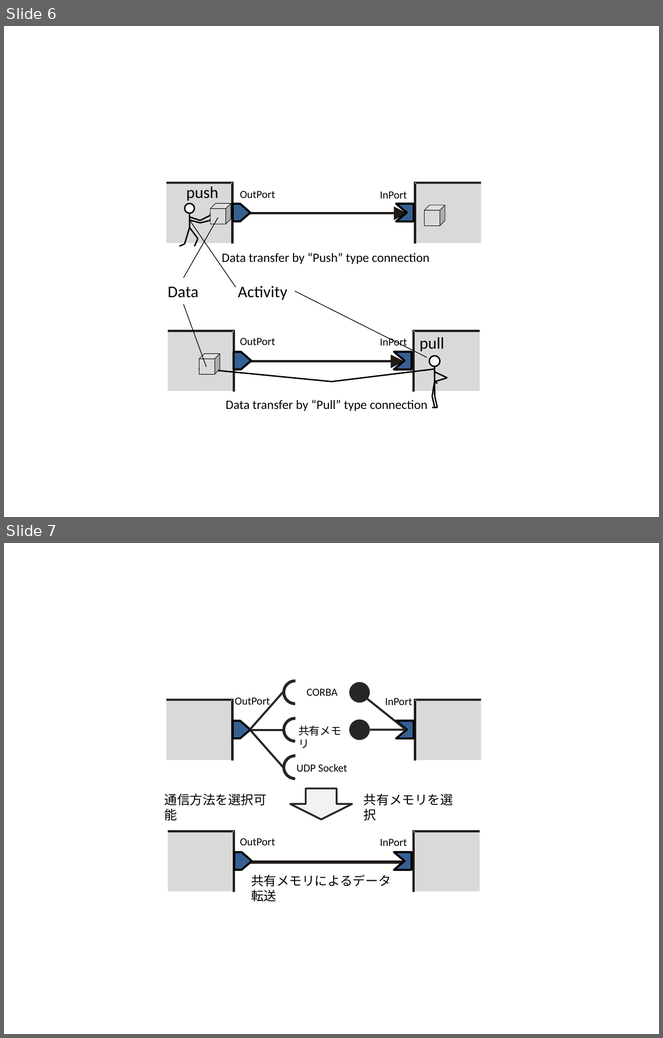
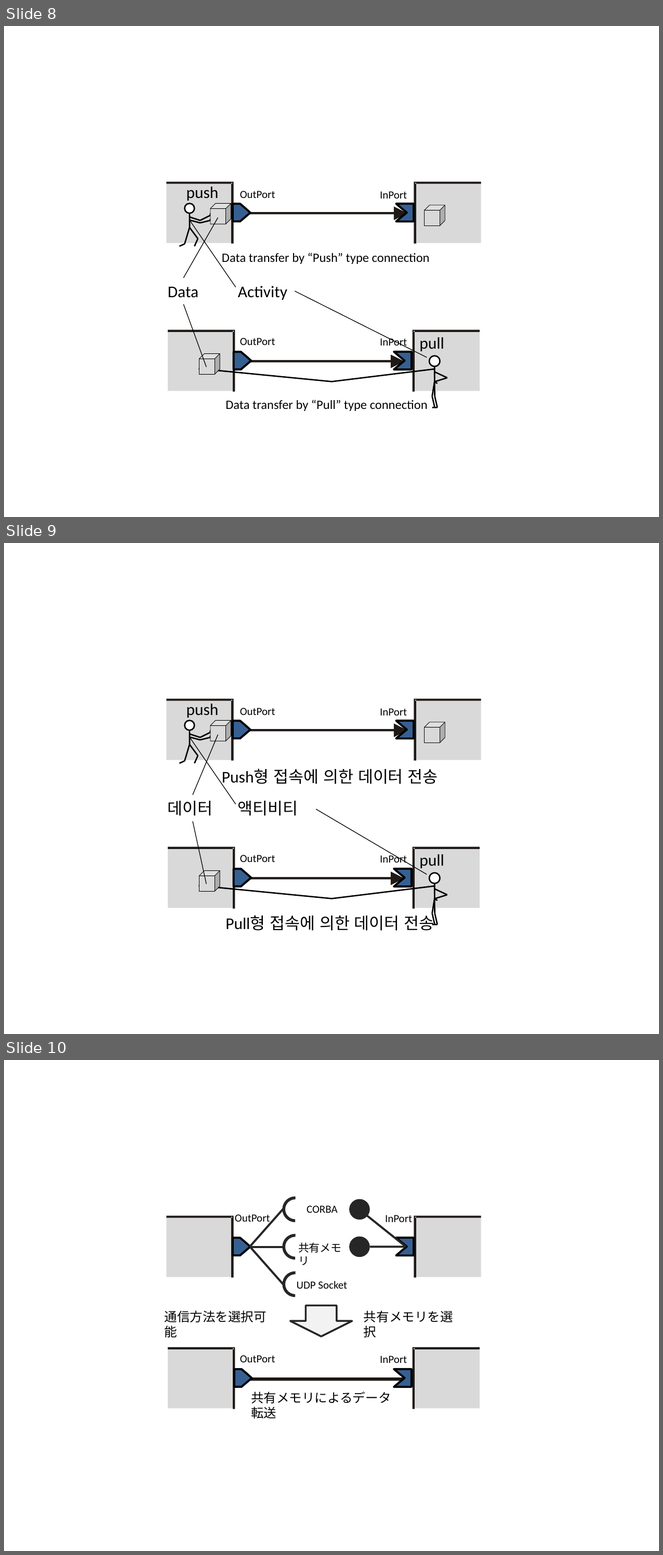
Before and after one commit to kkunita/openrtm.org, a slide deck: Documents/03_DevelopersGuide/01_Basic_RTC_Programming/02_DataPort/DataPort_Basic.pptx. Shown one above the other, each under a label of ours: slides 6 and 7 before the commit, slides 8, 9 and 10 after it. The pictures are 663x1038 and 663x1555 pixels, drawn with LibreOffice and Linux fonts; fonts in the diff are those of the drawing. Boxes give left, top, right and bottom in pixels: in the first picture for what was removed or moved away, otherwise in the second. Text is boxed around its words. In the diff, an @@ line names an element or a change of style, - is before the commit and + after.

```diff
--- a/Documents/03_DevelopersGuide/01_Basic_RTC_Programming/02_DataPort/DataPort_Basic.pptx
+++ b/Documents/03_DevelopersGuide/01_Basic_RTC_Programming/02_DataPort/DataPort_Basic.pptx
@@ slide 9 added at [4, 543, 659, 1034], background #FFFFFF @@
@@ group added at [166, 699, 482, 763]: 11 lines, 5 freeform shapes, 3 rectangles, 2 cubes, 1 ellipse, 1 text @@
+push
@@ text added at [240, 708, 275, 715], 12 pt, text #000000 @@
+OutPort
@@ text added at [380, 708, 407, 716], 12 pt, text #000000 @@
+InPort
@@ line added from (190, 737) to (236, 805), #000000 0.75 pt @@
@@ line added from (193, 795) to (218, 735), #000000 0.75 pt @@
@@ text added at [222, 769, 438, 787], 18 pt, text #000000 @@
+Push형 접속에 의한 데이터 전송
@@ text added at [168, 801, 213, 816], 18 pt, text #000000 @@
+데이터
@@ text added at [238, 801, 298, 816], 18 pt, text #000000 @@
+액티비티
@@ line added from (193, 822) to (206, 884), #000000 0.75 pt @@
@@ line added from (316, 809) to (427, 875), #000000 0.75 pt @@
@@ text added at [380, 854, 407, 863], 12 pt, text #000000 @@
+InPort
@@ group added at [168, 847, 480, 925]: 12 lines, 5 freeform shapes, 3 rectangles, 1 ellipse, 1 cube, 1 text @@
+pull
@@ text added at [240, 855, 275, 862], 12 pt, text #000000 @@
+OutPort
@@ text added at [226, 913, 435, 931], 18 pt, text #000000 @@
+Pull형 접속에 의한 데이터 전송
@@ what was slide 6 is now slide 8 @@
@@ what was slide 7 is now slide 10 @@
```
Also in this commit, not shown: 3 slides changed, 6 other slides added, 13 other files.
